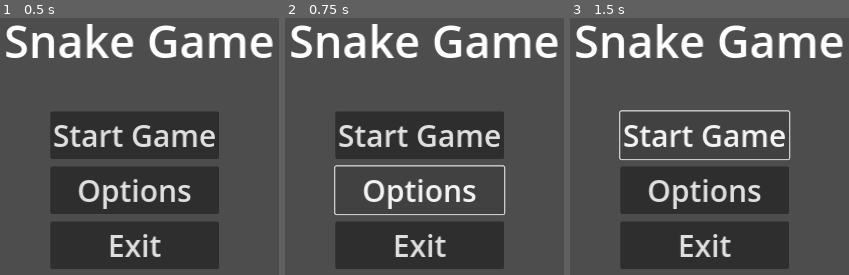
Above: before the commit, frames 1-3 (left to right).
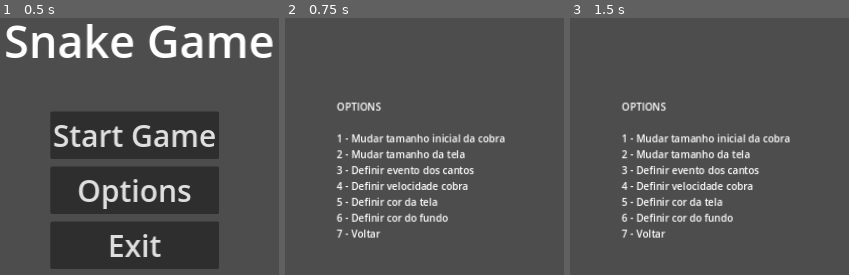
Above: after the commit, the same moments.

Repository: joaopedromago/GodotSnakeGame
Game: Godot game, scene res://scenes/menu.tscn
Two runs of this game, one before a commit and one after it. Both use one fixed random seed, a clock stepped at 60 frames per second and the inputs below. Before the commit the project starts from res://menu.tscn.
Inputs (mouse positions are in pixels of both pictures, inside the frame that each line leads up to):
- Up to frame 1 (0.5 s): no input
- Up to frame 2 (0.75 s): click "Options" at 0.5 s
- Up to frame 3 (1.5 s): click (703, 136) at 1.25 s, where only the run before the commit has a clickable "Start Game"

Frame 1 is identical in both runs. In frame 2, 32% of the frame differs, in the area x 2-98%, y 2-98%; in frame 3, 32%.

Commit message:
feat: add game and options scenes

Diff:
--- a/project.godot
+++ b/project.godot
@@ -11,9 +11,13 @@
 [application]
 
 config/name="Snake Game"
-run/main_scene="res://menu.tscn"
+run/main_scene="res://scenes/menu.tscn"
 config/features=PackedStringArray("4.2", "Forward Plus")
 config/icon="res://icon.svg"
+
+[autoload]
+
+Globals="*res://src/globals.gd"
 
 [display]
 
--- /dev/null
+++ b/scenes/game.tscn
@@ -0,0 +1,8 @@
+[gd_scene format=3 uid="uid://nsir2w67s0rq"]
+
+[node name="Game" type="Node2D"]
+
+[node name="Label" type="Label" parent="."]
+offset_right = 40.0
+offset_bottom = 23.0
+text = "GAME"
--- a/menu.tscn
+++ b/scenes/menu.tscn
@@ -62,4 +62,6 @@
 theme_override_font_sizes/font_size = 48
 text = "Exit"
 
+[connection signal="pressed" from="CenterContainer/Buttons/StartContainer/Start" to="." method="_on_start_pressed"]
+[connection signal="pressed" from="CenterContainer/Buttons/OptionsContainer/Options" to="." method="_on_options_pressed"]
 [connection signal="pressed" from="CenterContainer/Buttons/ExitContainer/Exit" to="." method="_on_exit_pressed"]
--- /dev/null
+++ b/scenes/options.tscn
@@ -0,0 +1,26 @@
+[gd_scene format=3 uid="uid://cl685uxod64uj"]
+
+[node name="Options" type="Control"]
+layout_mode = 3
+anchors_preset = 15
+anchor_right = 1.0
+anchor_bottom = 1.0
+grow_horizontal = 2
+grow_vertical = 2
+
+[node name="Label" type="Label" parent="."]
+layout_mode = 0
+offset_left = 513.0
+offset_top = 217.0
+offset_right = 782.0
+offset_bottom = 448.0
+text = "OPTIONS
+
+1 - Mudar tamanho inicial da cobra
+2 - Mudar tamanho da tela
+3 - Definir evento dos cantos
+4 - Definir velocidade cobra
+5 - Definir cor da tela
+6 - Definir cor do fundo
+7 - Voltar
+"
--- /dev/null
+++ b/src/globals.gd
@@ -0,0 +1,5 @@
+extends Node
+
+const game_scene = "res://scenes/game.tscn"
+const options_scene = "res://scenes/options.tscn"
+const menu_scene = "res://scenes/menu.tscn"
--- /dev/null
+++ b/src/scenes/game.gd
@@ -0,0 +1,11 @@
+extends Node
+
+
+# Called when the node enters the scene tree for the first time.
+func _ready():
+	pass # Replace with function body.
+
+
+# Called every frame. 'delta' is the elapsed time since the previous frame.
+func _process(delta):
+	pass
--- a/src/scenes/menu.gd
+++ b/src/scenes/menu.gd
@@ -1,14 +1,16 @@
 extends Node
 
-# Called when the node enters the scene tree for the first time.
-func _ready():
-	pass # Replace with function body.
-
-
-# Called every frame. 'delta' is the elapsed time since the previous frame.
-func _process(delta):
-	pass
-
+const NavigationService = preload("res://src/services/navigation_service.gd")
 
 func _on_exit_pressed():
 	get_tree().quit()
+
+
+func _on_options_pressed():
+	var navigation_service = NavigationService.new();
+	navigation_service.navigate_to_options(self)
+
+
+func _on_start_pressed():
+	var navigation_service = NavigationService.new();
+	navigation_service.navigate_to_game(self)
--- /dev/null
+++ b/src/scenes/options.gd
@@ -0,0 +1,11 @@
+extends Node
+
+
+# Called when the node enters the scene tree for the first time.
+func _ready():
+	pass # Replace with function body.
+
+
+# Called every frame. 'delta' is the elapsed time since the previous frame.
+func _process(delta):
+	pass
--- a/src/services/navigation_service.gd
+++ b/src/services/navigation_service.gd
@@ -1,11 +1,12 @@
 extends Node
 
+class_name NavigationService
 
-# Called when the node enters the scene tree for the first time.
-func _ready():
-	pass # Replace with function body.
+func navigate_to_game(this):
+	this.get_tree().change_scene_to_file(Globals.game_scene)
 
+func navigate_to_options(this):
+	this.get_tree().change_scene_to_file(Globals.options_scene)
 
-# Called every frame. 'delta' is the elapsed time since the previous frame.
-func _process(delta):
-	pass
+func navigate_to_menu(this):
+	this.get_tree().change_scene_to_file(Globals.menu_scene)
Not shown: 2 places in scenes/menu.tscn that only renumber resources
